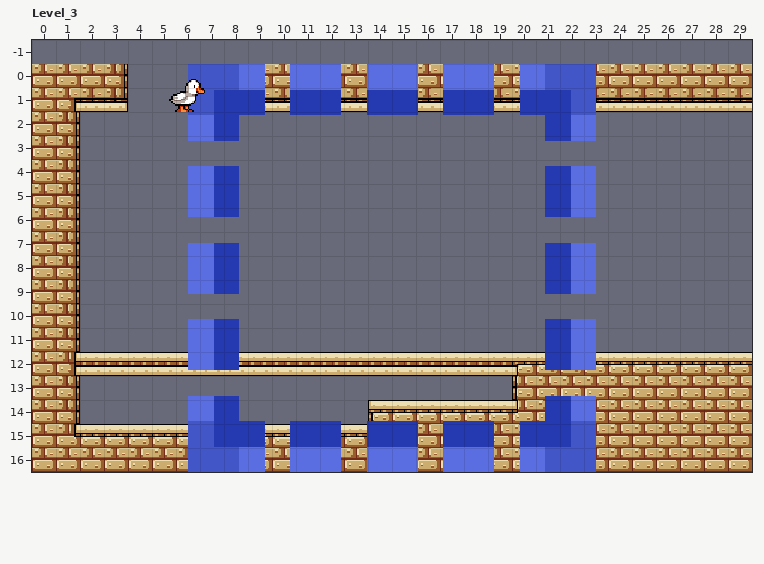
LDtk project: ldtk_levels/test.ldtk. Above, as it was before the edit.
Cells are 16x16 px. Shown: Level_3 x 0..29, y -1..16. The commit also changed other parts of the map, which this record leaves out.
After the commit:
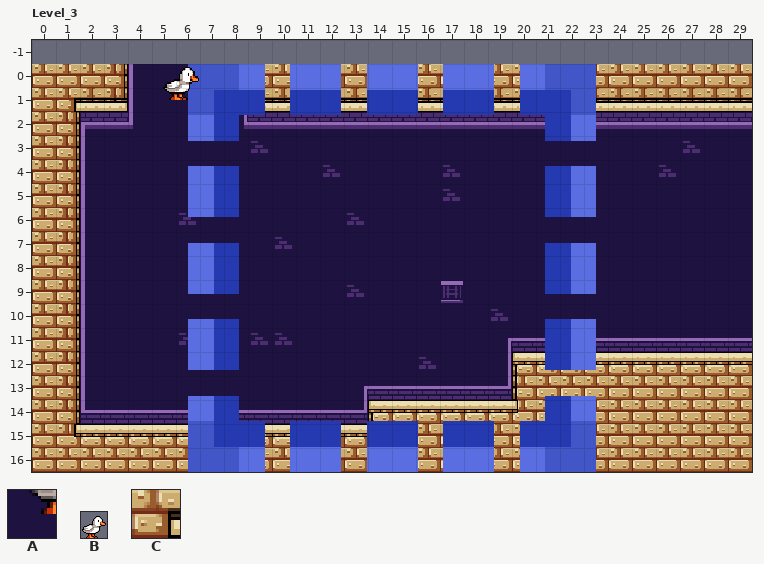
Key: from "Background": A 1 "Background"; from "Duck": B 0; from "Dungeon": C 1 "Dungeon".
_ is an empty cell.
Objects are placed by their top-left corner, in cells (3,4 is the top-left corner of cell 3,4); size is 1x1 cell unless given.
Tiles of an added or newly shown layer are drawn over the layers below it.
What changed:
Layer "Background" (added):
Tile A now appears in row 0 at x 4 to 6; in row 1 at x 4 to 7; in row 2 at x 2 to 6, 8 to 21 and 23 to 29; in rows 3 to 4 at x 2 to 29; in row 5 at x 2 to 6, 8 to 21 and 23 to 29; in rows 6 to 7 at x 2 to 29.
Tile A now appears in row 8 at x 2 to 6, 8 to 21 and 23 to 29; in rows 9 to 10 at x 2 to 29; in row 11 at x 2 to 6, 8 to 21 and 23 to 29; in rows 12 to 13 at x 2 to 19; in row 14 at x 2 to 6 and 8 to 13.
Layer "Dungeon":
The author cleared tile C in row 12 at x 2 to 19.
Layer "EntitiesLargeGrid":
Object B "PlayerSpawn" at 5.7,0.4 size 1.6x1.6 is removed.
Layer "EntitiesPreciseGrid":
A new object: B "PlayerSpawn" at 5.4,-0.1 size 1.6x1.6.
